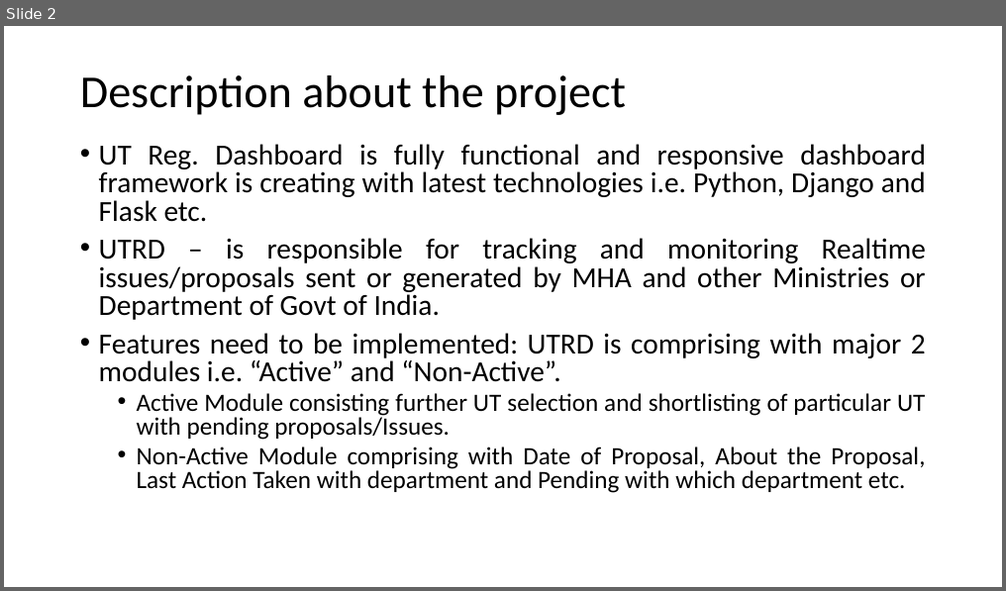
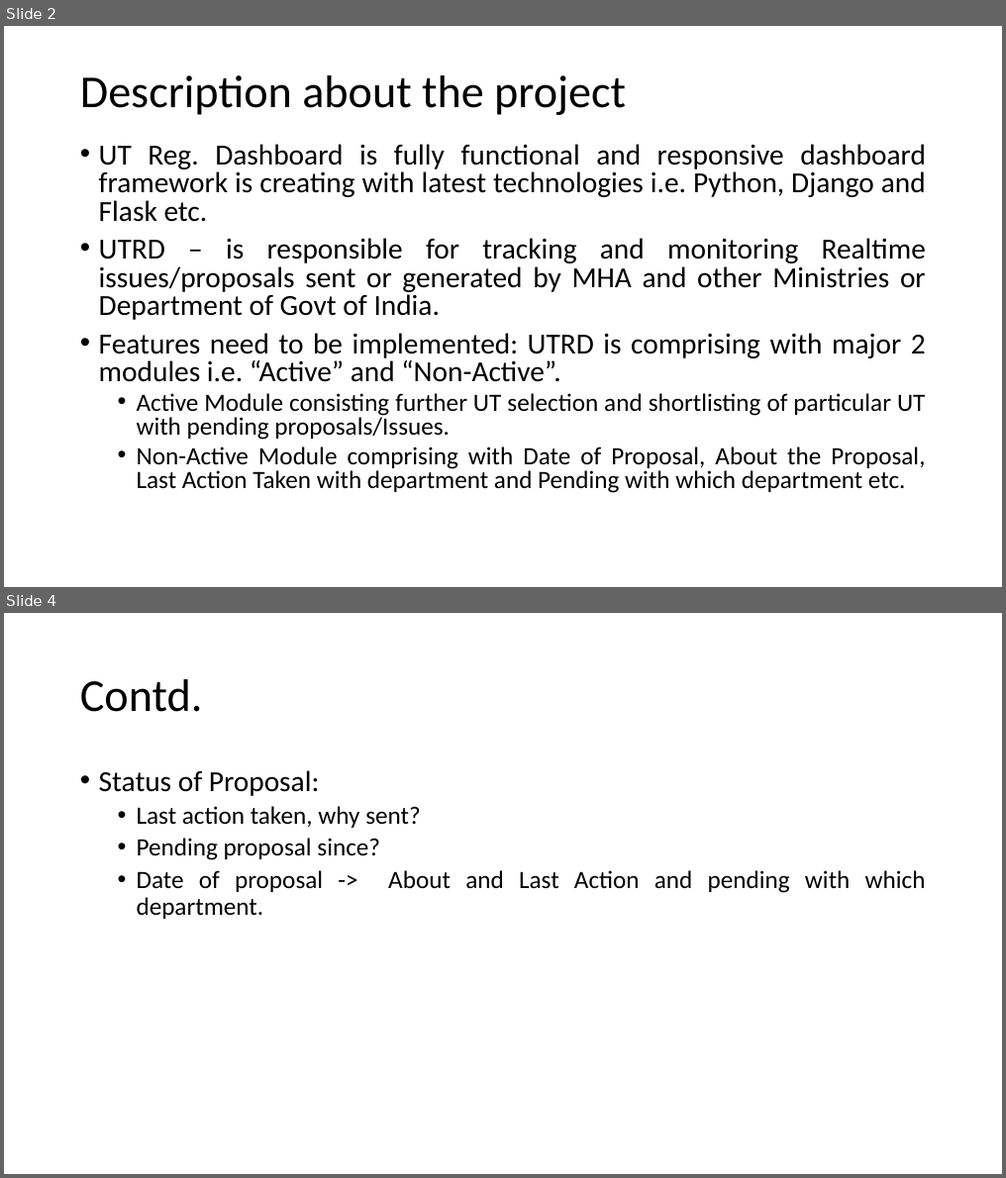
Before and after one commit to Hack3rOneness/UTRD, a slide deck: UT Registration Dashboard.pptx. Shown one above the other, each under a label of ours: slide 2 before the commit, slides 2 and 4 after it; the slides between them are not shown. The pictures are 1006x591 and 1006x1178 pixels, drawn with LibreOffice and Linux fonts; fonts in the diff are those of the drawing. Boxes give left, top, right and bottom in pixels: in the first picture for what was removed or moved away, otherwise in the second. Text is boxed around its words. In the diff, an @@ line names an element or a change of style, - is before the commit and + after.

```diff
--- a/UT Registration Dashboard.pptx
+++ b/UT Registration Dashboard.pptx
@@ slide 4 added at <box>4,613,1002,1174</box>, background #FFFFFF @@
@@ title added at <box>80,679,203,712</box>, 44 pt, text #000000 @@
+Contd.
@@ text added at <box>99,770,926,919</box>, 24 pt, text #000000 @@
+• Status of Proposal:
+  • Last action taken, why sent?
+  • Pending proposal since?
+  • Date of proposal -> About and Last Action and pending with which department.
```
Also in this commit, not shown: 2 slides changed, 1 other slide added.
